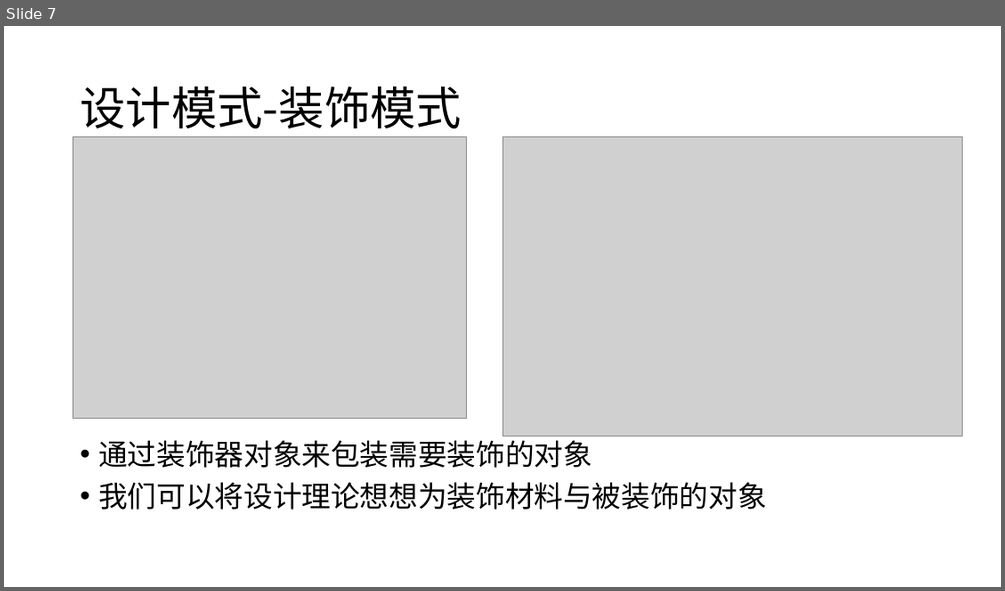
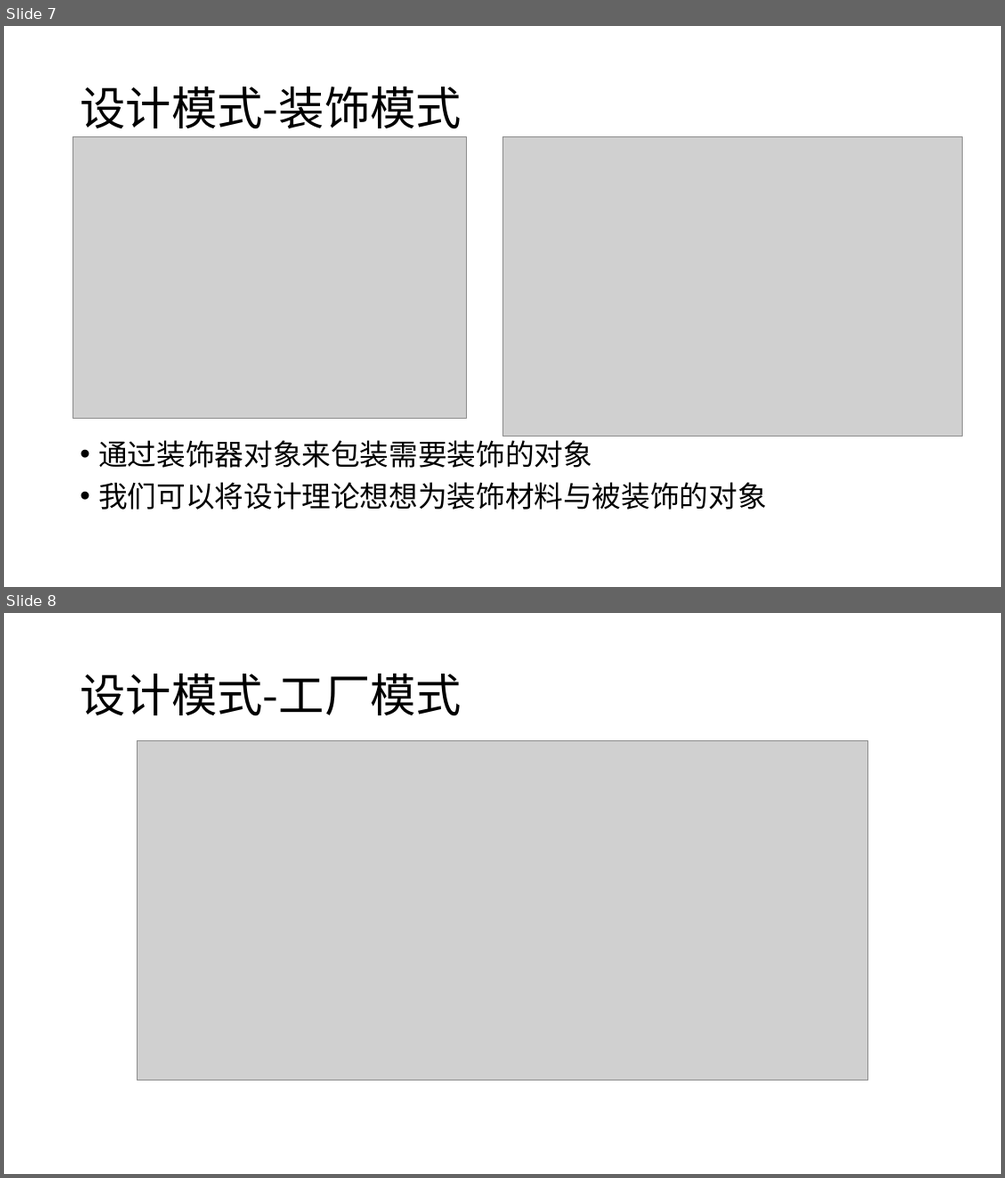
Before and after one commit to leixiangjian/design, a slide deck: JAVA设计模式预习.pptx. Shown one above the other, each under a label of ours: slide 7 before the commit, slides 7 and 8 after it. The pictures are 1005x591 and 1005x1178 pixels, drawn with LibreOffice and Linux fonts; fonts in the diff are those of the drawing; grey boxes stand for pictures. Boxes give left, top, right and bottom in pixels: in the first picture for what was removed or moved away, otherwise in the second. Text is boxed around its words. In the diff, an @@ line names an element or a change of style, - is before the commit and + after.

```diff
--- a/JAVA设计模式预习.pptx
+++ b/JAVA设计模式预习.pptx
@@ slide 8 added at box(4, 613, 1001, 1174), background #FFFFFF @@
@@ title added at box(80, 674, 461, 716), 44 pt, text #000000 @@
+设计模式-工厂模式
@@ picture added at box(138, 741, 867, 1080) @@
```
Also in this commit, not shown: 4 other slides added, 53 other files.
